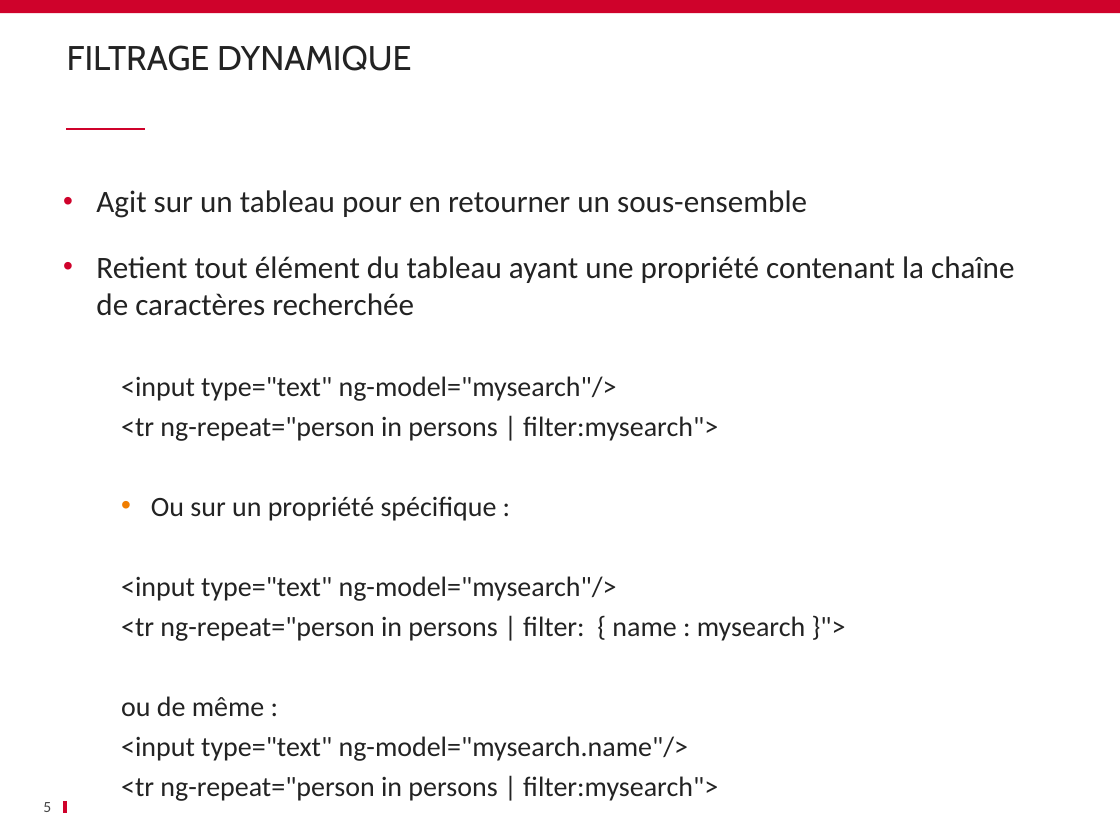
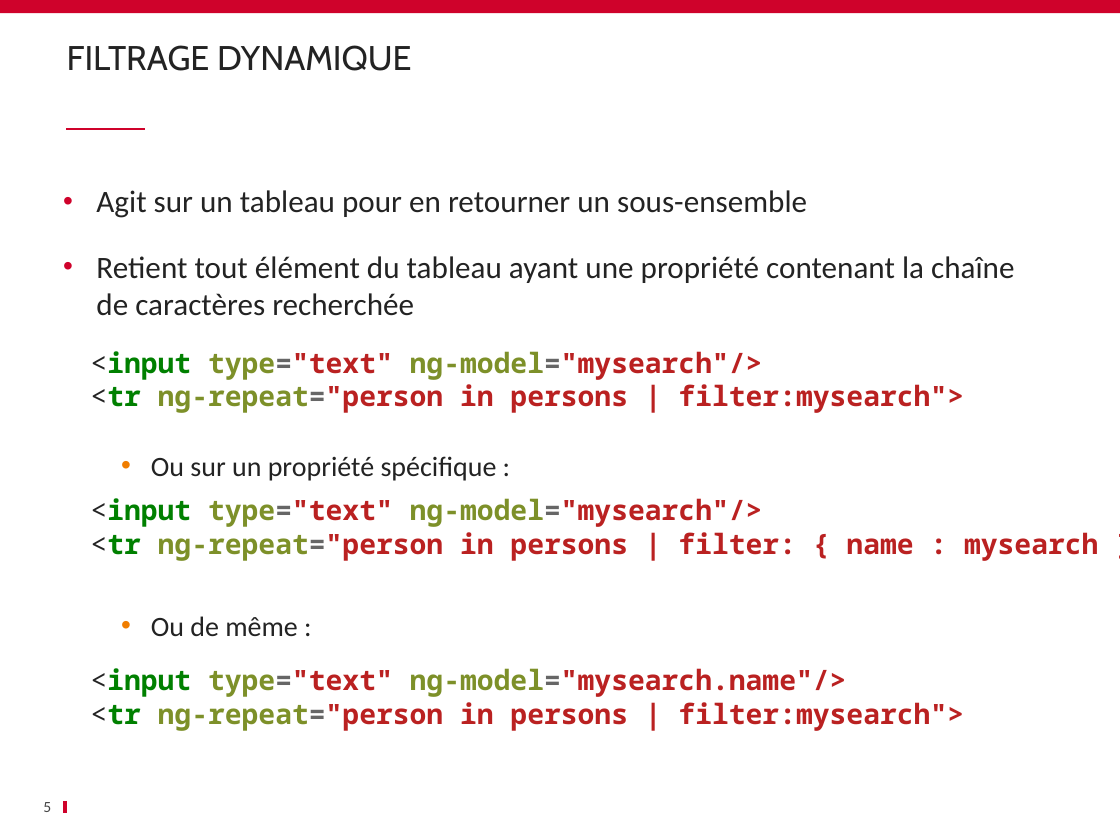
Before and after one commit to ycintre/formation-angularjs, a slide deck: slide 5 of 05 Built-in filters/Built-in filters.pptx. Drawn at 1120x840 pixels with LibreOffice and Linux fonts; fonts in the diff are those of the drawing; background and template pictures are left out. Boxes give left, top, right and bottom in pixels: in the first picture for what was removed or moved away, otherwise in the second. Text is boxed around its words. In the diff, an @@ line names an element or a change of style, - is before the commit and + after.

Commit message:
improve built-in filters

```diff
--- a/05 Built-in filters/Built-in filters.pptx
+++ b/05 Built-in filters/Built-in filters.pptx
@@ text added at (90, 351, 964, 413), 18 pt, text #BA2121, bold @@
+<input type="text" ng-model="mysearch"/>
+<tr ng-repeat="person in persons | filter:mysearch">
@@ text at (121, 376, 718, 441): paragraphs removed @@
-  <input type="text" ng-model="mysearch"/>
-  <tr ng-repeat="person in persons | filter:mysearch">
@@ text added at (90, 498, 1098, 561), 18 pt, text #BA2121, bold @@
+<input type="text" ng-model="mysearch"/>
+<tr ng-repeat="person in persons | filter: { name : mysearch }">
@@ text at (151, 616, 298, 636): text changed @@
-  <input type="text" ng-model="mysearch"/>
-  <tr ng-repeat="person in persons | filter: { name : mysearch }">
-  ou de même :
-  <input type="text" ng-model="mysearch.name"/>
-  <tr ng-repeat="person in persons | filter:mysearch">
+  • Ou de même :
@@ text added at (90, 668, 964, 731), 18 pt, text #BA2121, bold @@
+<input type="text" ng-model="mysearch.name"/>
+<tr ng-repeat="person in persons | filter:mysearch">
```
Also in this commit, not shown: 4 other slides changed.
